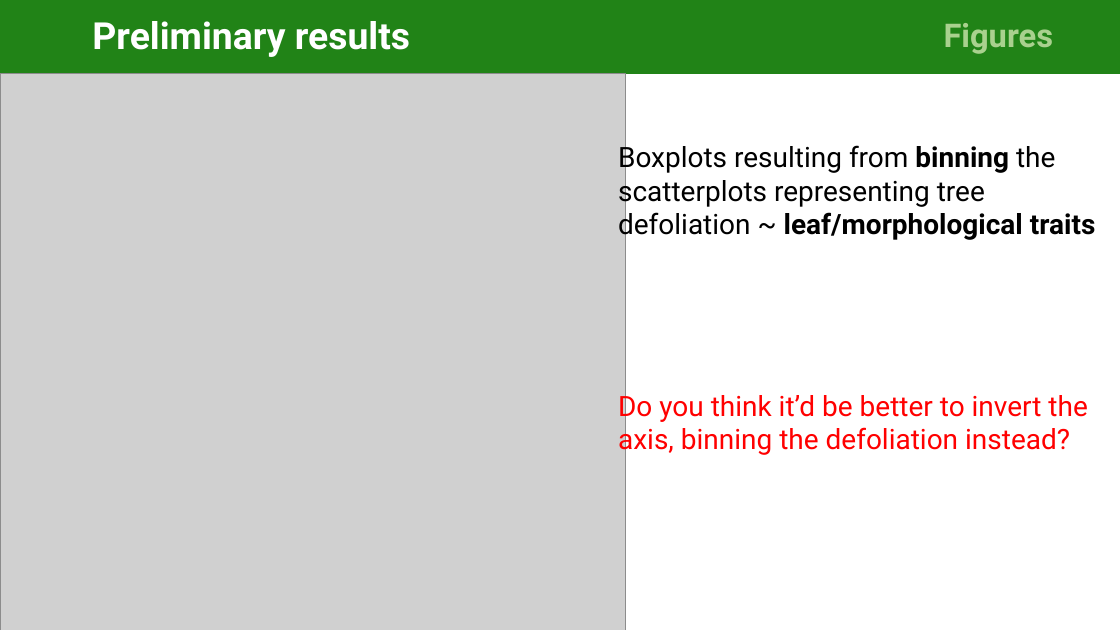
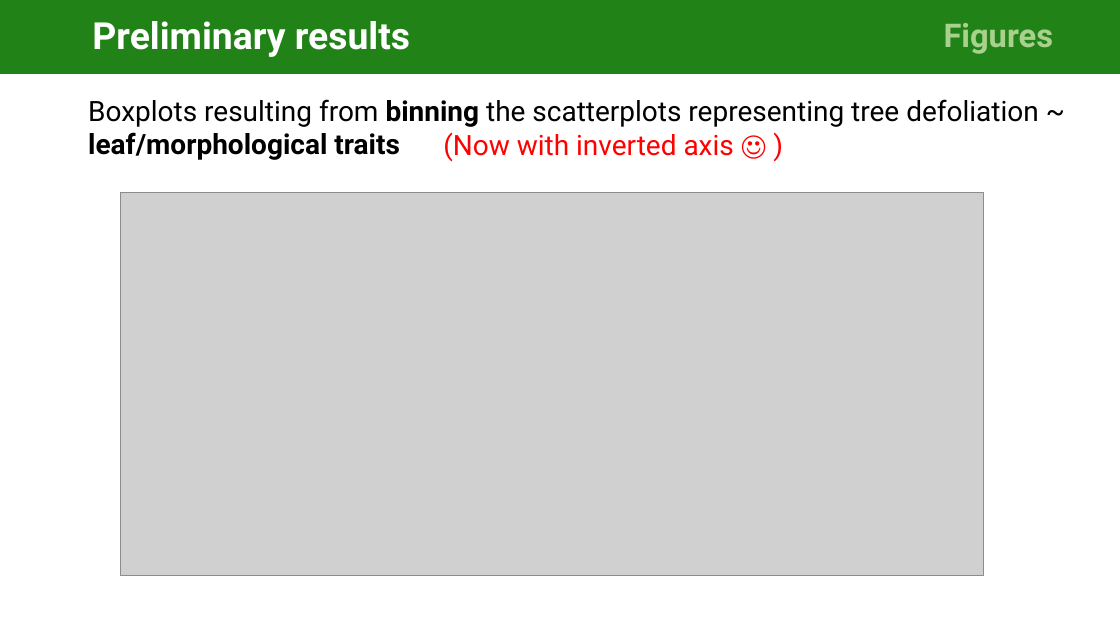
Before and after one commit to cris-fernandez/Tesis_Individuo, a slide deck: slide 19 of 06_ppts/exploratory_analysis_figures_v2-CFB.pptx (slide 17 before the commit). Drawn at 1120x630 pixels with LibreOffice and Linux fonts; fonts in the diff are those of the drawing; grey boxes stand for pictures. Boxes give left, top, right and bottom in pixels: in the first picture for what was removed or moved away, otherwise in the second. Text is boxed around its words. In the diff, an @@ line names an element or a change of style, - is before the commit and + after.

```diff
--- a/06_ppts/exploratory_analysis_figures_v2-CFB.pptx
+++ b/06_ppts/exploratory_analysis_figures_v2-CFB.pptx
@@ picture removed at [0, 74, 626, 630] @@
@@ text "Boxplots resulting from binning the ..." rewrapped from [618, 141, 1096, 242] to [88, 99, 1039, 160] @@
@@ text at [443, 132, 734, 162]: text changed @@
-  Do you think it’d be better to invert the axis, binning the defoliation instead?
+  (Now with inverted axis ☺ )
@@ picture added at [120, 192, 984, 576] @@
```
Also in this commit, not shown: 4 other slides changed, 6 slides added, 2 slides removed.
